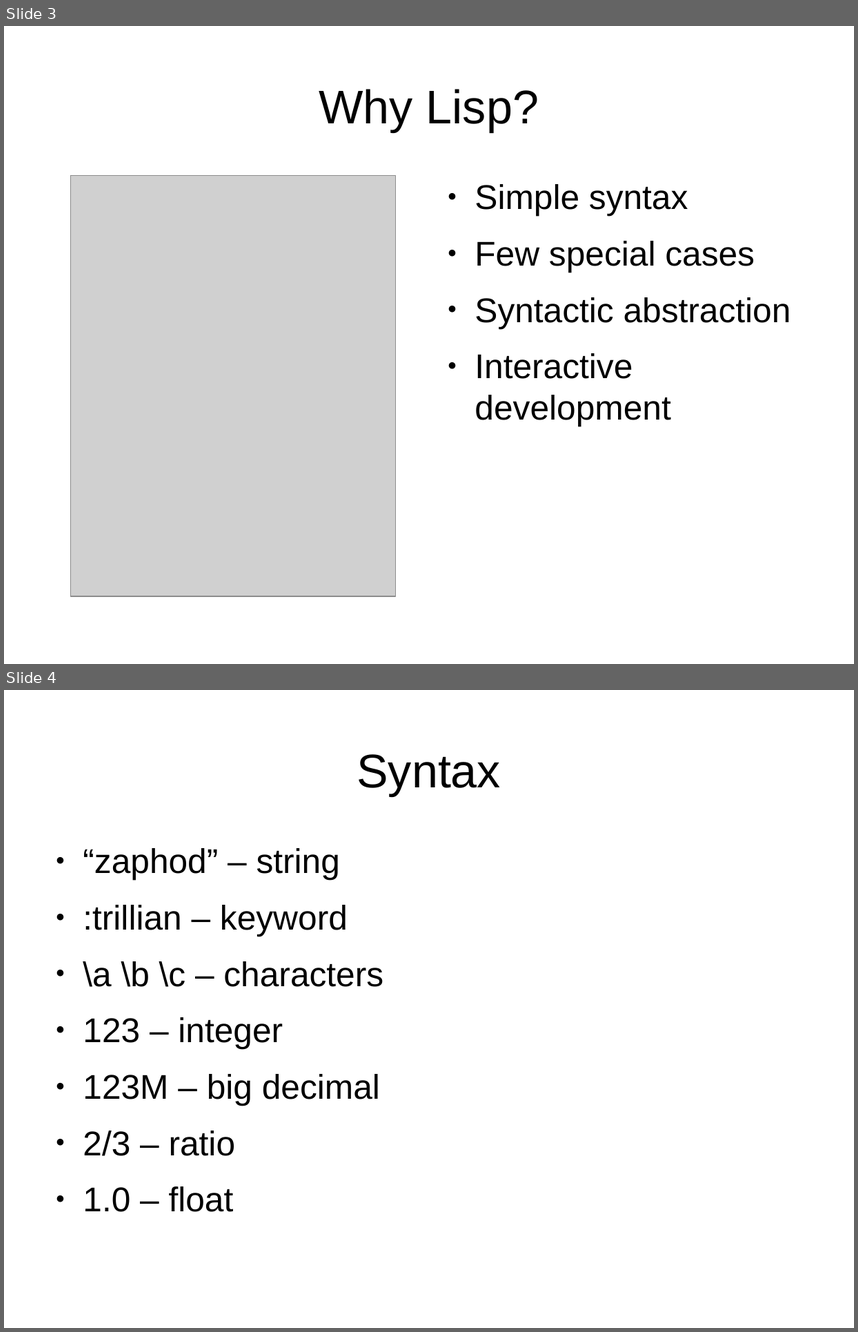
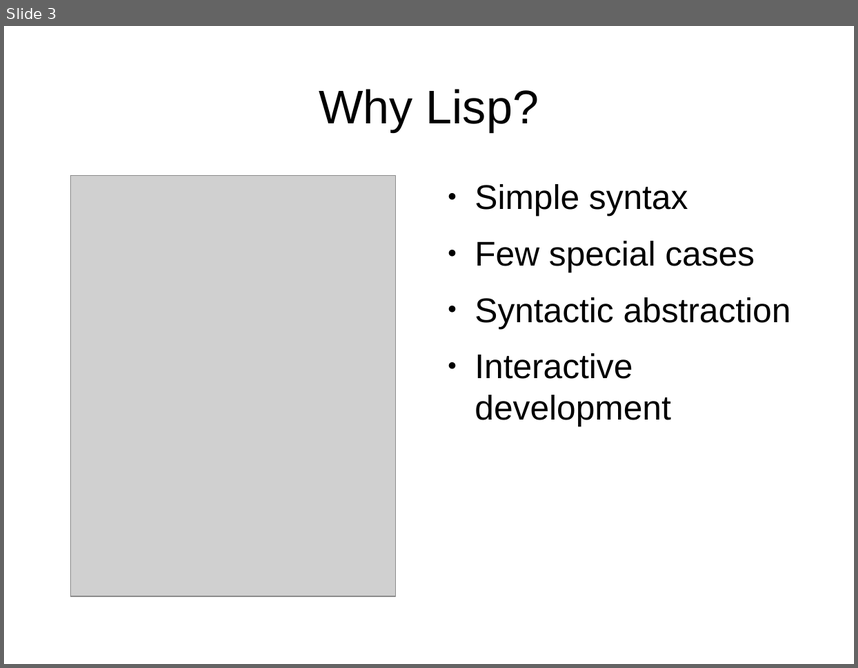
Before and after one commit to djwhitt/cposc2009, a slide deck: slides.odp. Shown one above the other, each under a label of ours: slides 3 and 4 before the commit, slide 3 after it. The pictures are 858x1332 and 858x668 pixels, drawn with LibreOffice and Linux fonts; fonts in the diff are those of the drawing; grey boxes stand for pictures. Boxes give left, top, right and bottom in pixels: in the first picture for what was removed or moved away, otherwise in the second. Text is boxed around its words. In the diff, an @@ line names an element or a change of style, - is before the commit and + after.

Commit message:
Remove syntax crap from slides

```diff
--- a/slides.odp
+++ b/slides.odp
@@ slide 4 removed at (x1=4, y1=690, x2=854, y2=1328), background #FFFFFF @@
@@ title removed at (x1=357, y1=754, x2=501, y2=796) @@
-Syntax
@@ text removed at (x1=83, y1=848, x2=383, y2=1212) @@
-● “zaphod” – string
-● :trillian – keyword
-● \a \b \c – characters
-● 123 – integer
-● 123M – big decimal
-● 2/3 – ratio
-● 1.0 – float
```
Also in this commit, not shown: 3 other slides removed.
